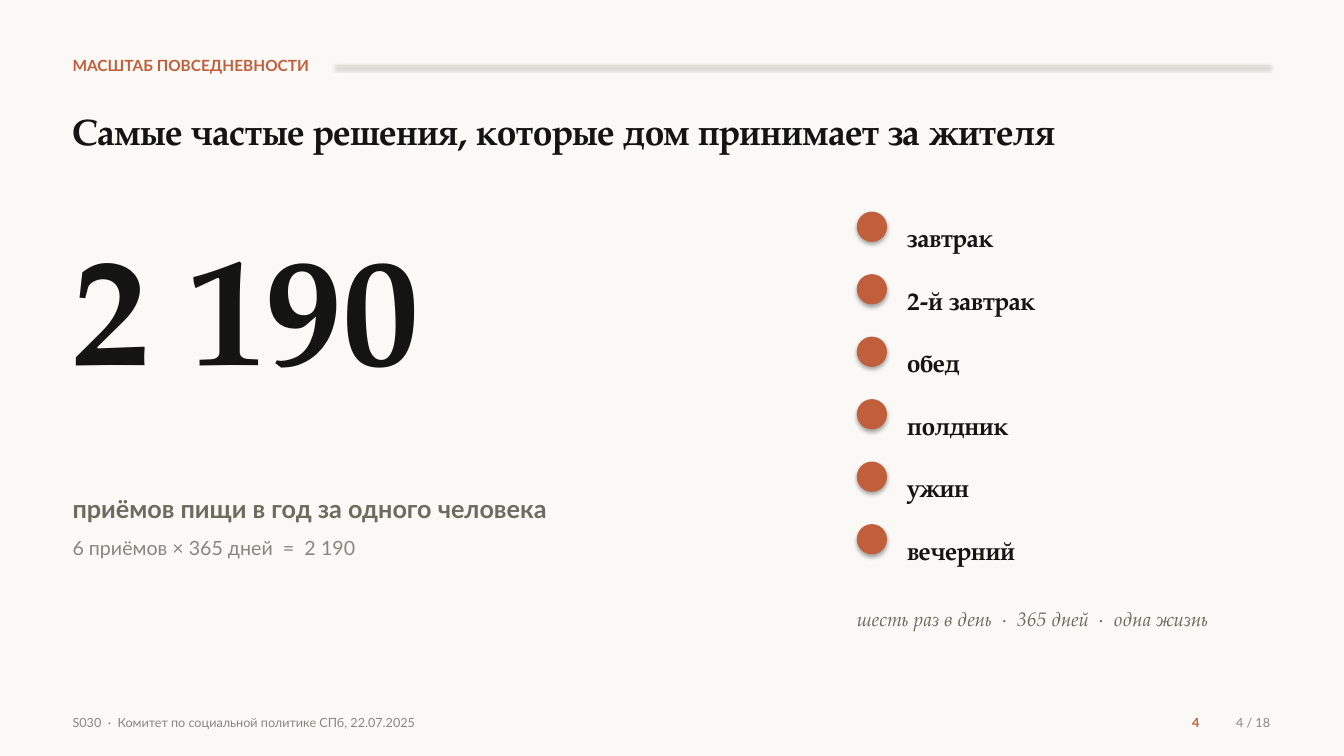
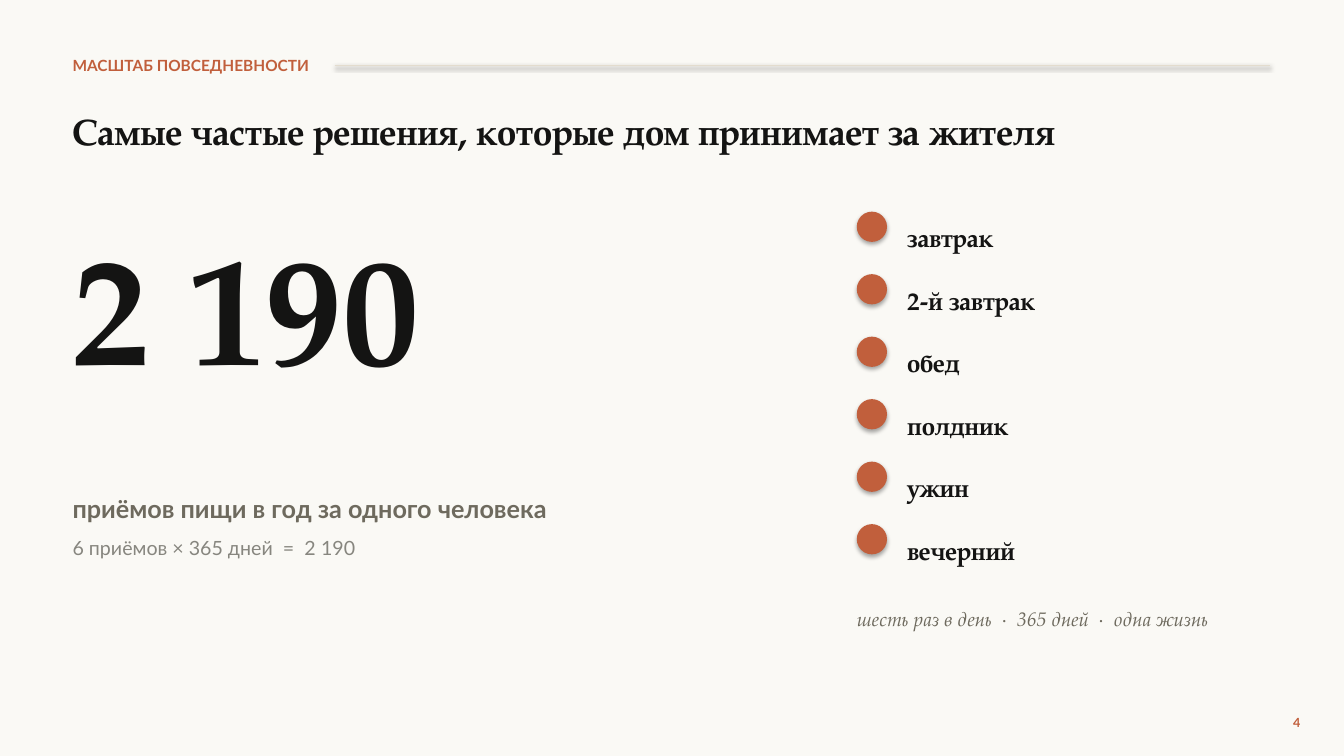
Before and after one commit to qlolp/seminar-variable-food-2026, a slide deck: slide 4 of 02_презентация/презентация_v6/Презентация_v6_Не_просто_накормить.pptx. Drawn at 1344x756 pixels with LibreOffice and Linux fonts; fonts in the diff are those of the drawing. Boxes give left, top, right and bottom in pixels: in the first picture for what was removed or moved away, otherwise in the second. Text is boxed around its words. In the diff, an @@ line names an element or a change of style, - is before the commit and + after.

```diff
--- a/02_презентация/презентация_v6/Презентация_v6_Не_просто_накормить.pptx
+++ b/02_презентация/презентация_v6/Презентация_v6_Не_просто_накормить.pptx
@@ text removed at box(73, 718, 415, 729) @@
-S030 · Комитет по социальной политике СПб, 22.07.2025
@@ text "4": place and size @@
-text "4" at box(1192, 718, 1199, 727)
+text "4" at box(1293, 718, 1300, 727)
@@ text removed at box(1236, 718, 1270, 727) @@
-4 / 18
```
Also in this commit, not shown: 29 other slides changed, 22 other files.
